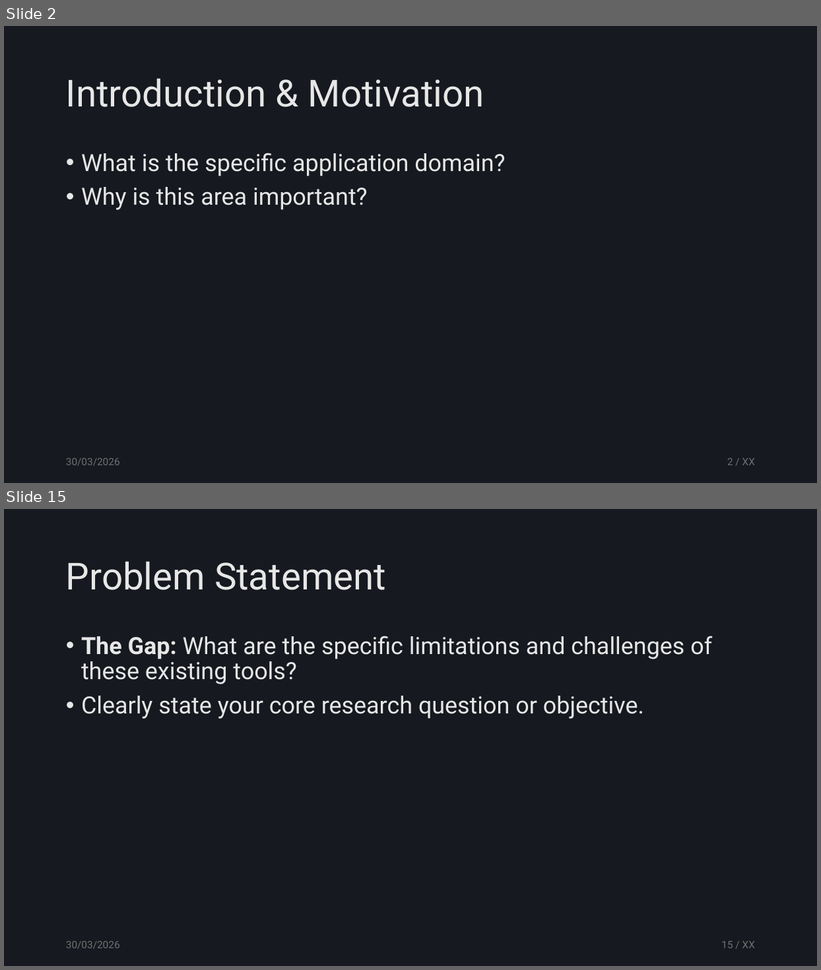
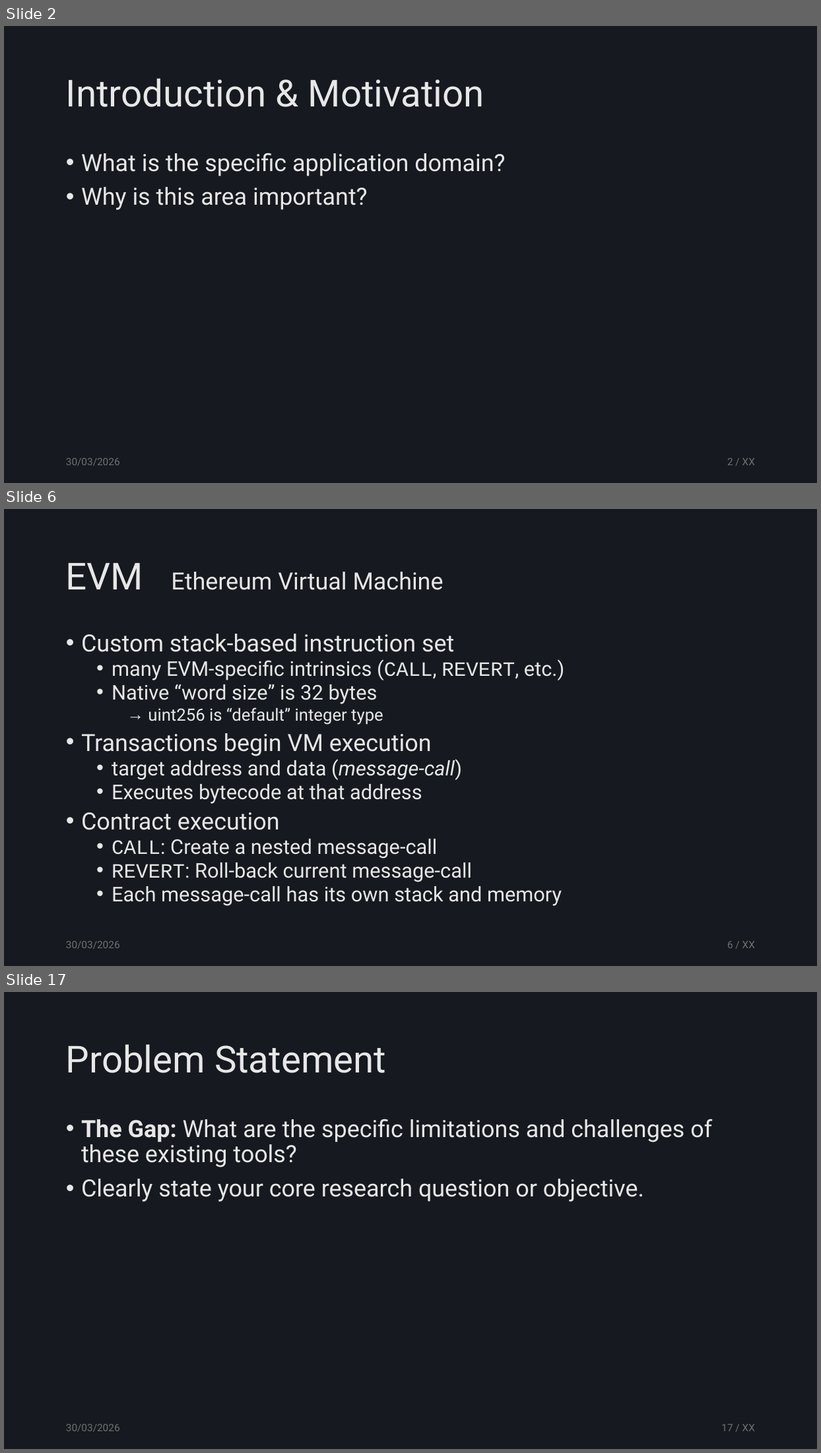
Before and after one commit to tzann/thesis, a slide deck: doc/presentation/Thesis.pptx. Shown one above the other, each under a label of ours: slides 2 and 15 before the commit, slides 2, 6 and 17 after it; the slides between them are not shown. The pictures are 821x970 and 821x1453 pixels, drawn with LibreOffice and Linux fonts; fonts in the diff are those of the drawing. Boxes give left, top, right and bottom in pixels: in the first picture for what was removed or moved away, otherwise in the second. Text is boxed around its words. In the diff, an @@ line names an element or a change of style, - is before the commit and + after.

```diff
--- a/doc/presentation/Thesis.pptx
+++ b/doc/presentation/Thesis.pptx
@@ slide 6 added at bbox=[4, 509, 817, 966], background #16191F @@
@@ title added at bbox=[66, 563, 444, 590], 28 pt, text #E7E7E7 @@
+EVM Ethereum Virtual Machine
@@ text added at bbox=[81, 634, 564, 906], 24 pt, text #E7E7E7 @@
+• Custom stack-based instruction set
+  • many EVM-specific intrinsics (CALL, REVERT, etc.)
+  • Native “word size” is 32 bytes
+    → uint256 is “default” integer type
+• Transactions begin VM execution
+  • target address and data (message-call)
+  • Executes bytecode at that address
+• Contract execution
+  • CALL: Create a nested message-call
+  • REVERT: Roll-back current message-call
+  • Each message-call has its own stack and memory
@@ text added at bbox=[66, 941, 120, 949], 12 pt, text #707070 @@
+30/03/2026
@@ page number added at bbox=[727, 941, 755, 949], 12 pt, text #707070 @@
+6 / XX
@@ what was slide 15 is now slide 17 @@
@@ page number at bbox=[721, 1424, 755, 1432]: text changed @@
-15 / XX
+17 / XX
```
Also in this commit, not shown: 14 slides changed, 15 other slides added, 2 slides removed.
